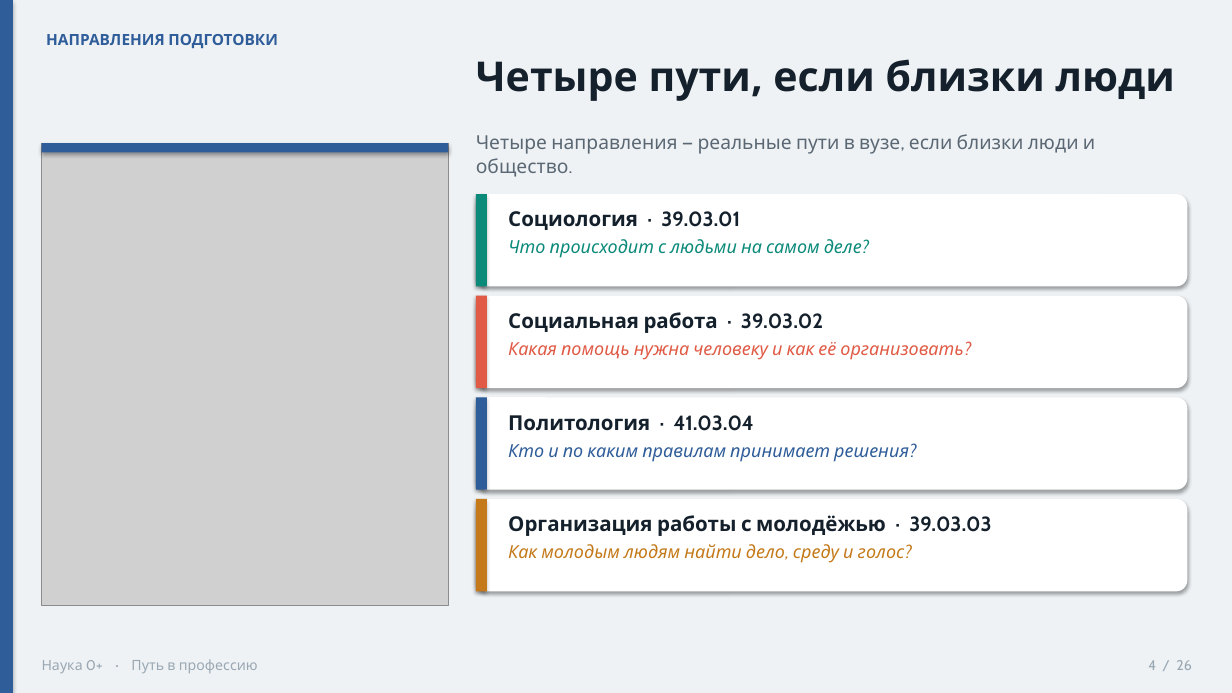
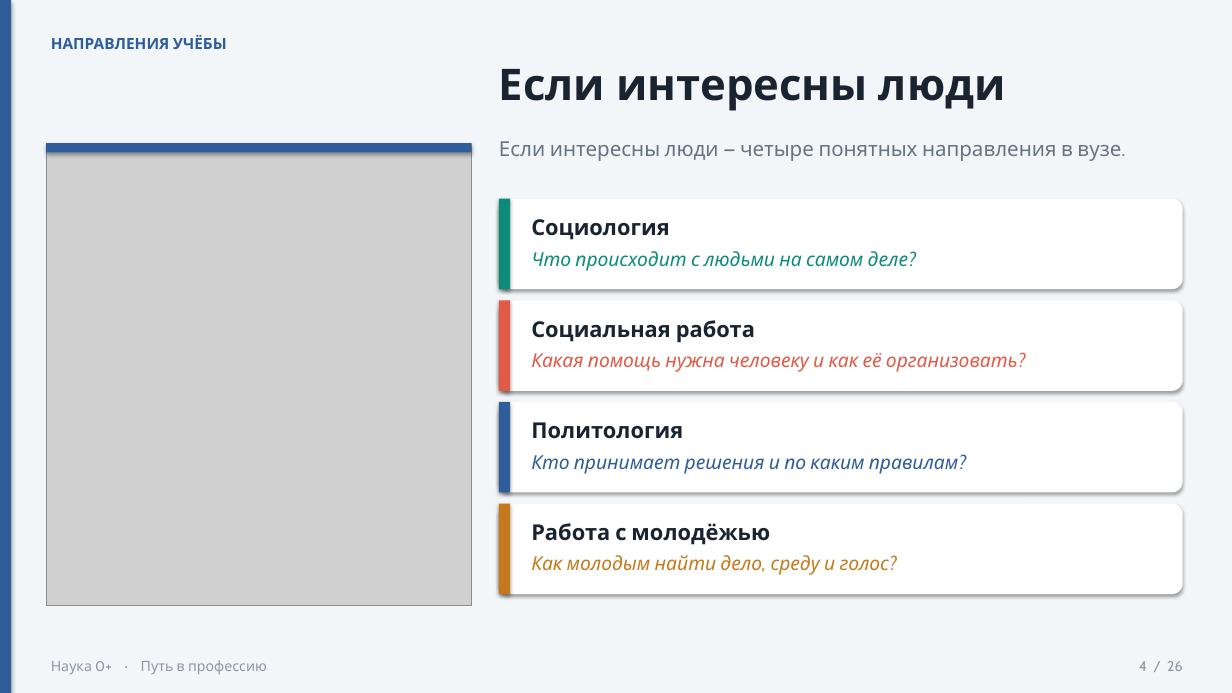
Before and after one commit to Sema917/-tourism, a slide deck: slide 4 of materials/Путь_в_профессию_презентация_20_минут.pptx. Drawn at 1232x693 pixels with LibreOffice and Linux fonts; fonts in the diff are those of the drawing; grey boxes stand for pictures. Boxes give left, top, right and bottom in pixels: in the first picture for what was removed or moved away, otherwise in the second. Text is boxed around its words. In the diff, an @@ line names an element or a change of style, - is before the commit and + after.

```diff
--- a/materials/Путь_в_профессию_презентация_20_минут.pptx
+++ b/materials/Путь_в_профессию_презентация_20_минут.pptx
@@ rectangle at (0, 0, 1232, 693): fill #EEF2F5 to #F3F6F8 @@
@@ text at (51, 35, 227, 49): text changed @@
-НАПРАВЛЕНИЯ ПОДГОТОВКИ
+НАПРАВЛЕНИЯ УЧЁБЫ
@@ text at (499, 69, 1006, 111): text changed; size 32 to 34 pt; text colour #14202B to #1A2330 @@
-Четыре пути, если близки люди
+Если интересны люди
@@ picture: place and size @@
-picture at (42, 143, 448, 605)
+picture at (46, 143, 471, 605)
@@ rectangle: place and size @@
-rectangle at (42, 143, 448, 152)
+rectangle at (46, 143, 471, 152)
@@ text at (499, 141, 1121, 161): text changed; size 15 to 16 pt; text colour #5B6874 to #667482 @@
-Четыре направления — реальные пути в вузе, если близки люди и общество.
+Если интересны люди — четыре понятных направления в вузе.
@@ rounded rectangle: place and size @@
-rounded rectangle at (476, 194, 1188, 287)
+rounded rectangle at (499, 199, 1183, 289)
@@ 4 rectangles: place and size @@
-4 rectangles at (476, 194, 487, 592)
+4 rectangles at (499, 199, 510, 594)
@@ rectangle at (499, 199, 510, 289): fill #0B8A7A to #0C8B7A @@
@@ text at (531, 219, 669, 240): text changed; size 16 to 17 pt; text colour #14202B to #1A2330 @@
-Социология · 39.03.01
+Социология
@@ text "Социология": place and size @@
-text "Социология" at (508, 211, 862, 258)
+text "Социология" at (531, 219, 909, 271)
@@ text at (531, 251, 909, 271): size 14 to 15 pt, text colour #0B8A7A to #0C8B7A in "Что происходит с людьми на самом деле?"; line spacing 1.05 to 1.08; more space between paragraphs @@
@@ rounded rectangle: place and size @@
-rounded rectangle at (476, 296, 1188, 388)
+rounded rectangle at (499, 300, 1183, 391)
@@ rectangle at (499, 300, 510, 391): fill #E05A45 to #E15A45 @@
@@ text at (531, 320, 755, 343): text changed; size 16 to 17 pt; text colour #14202B to #1A2330 @@
-Социальная работа · 39.03.02
+Социальная работа
@@ text "Социальная работа": place and size @@
-text "Социальная работа" at (508, 312, 963, 360)
+text "Социальная работа" at (531, 320, 1018, 372)
@@ text at (531, 353, 1018, 372): size 14 to 15 pt, text colour #E05A45 to #E15A45 in "Какая помощь нужна человеку и как её ..."; line spacing 1.05 to 1.08; more space between paragraphs @@
@@ rounded rectangle: place and size @@
-rounded rectangle at (476, 397, 1188, 490)
+rounded rectangle at (499, 402, 1183, 493)
@@ text at (531, 422, 958, 474): text changed; size 14 to 15 pt @@
-Политология · 41.03.04
-Кто и по каким правилам принимает решения?
+Политология
+Кто принимает решения и по каким правилам?
@@ rounded rectangle: place and size @@
-rounded rectangle at (476, 499, 1188, 592)
+rounded rectangle at (499, 504, 1183, 594)
@@ text at (531, 523, 889, 575): text changed; size 14 to 15 pt @@
-Организация работы с молодёжью · 39.03.03
-Как молодым людям найти дело, среду и голос?
+Работа с молодёжью
+Как молодым найти дело, среду и голос?
@@ text "Наука 0+ · Путь в ..." at (51, 660, 267, 675): text colour #9AA8B3 to #8A97A3; line spacing 1.05 to 1.08 @@
@@ text "Наука 0+ · Путь в ...": place and size @@
-text "Наука 0+ · Путь в ..." at (42, 659, 258, 673)
+text "Наука 0+ · Путь в ..." at (51, 660, 267, 675)
@@ text "4 / 26": place and size @@
-text "4 / 26" at (1148, 660, 1191, 670)
+text "4 / 26" at (1139, 661, 1182, 671)
@@ text "4 / 26" at (1139, 661, 1182, 671): text colour #9AA8B3 to #8A97A3; line spacing 1.05 to 1.08 @@
```
Also in this commit, not shown: 23 other slides changed, 2 slides added, 2 slides removed, 11 other files.
